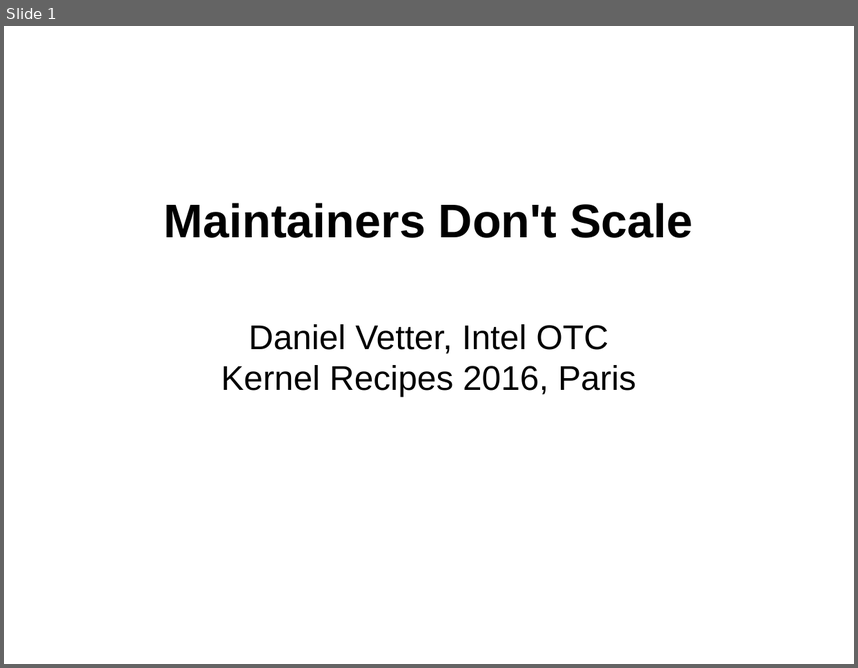
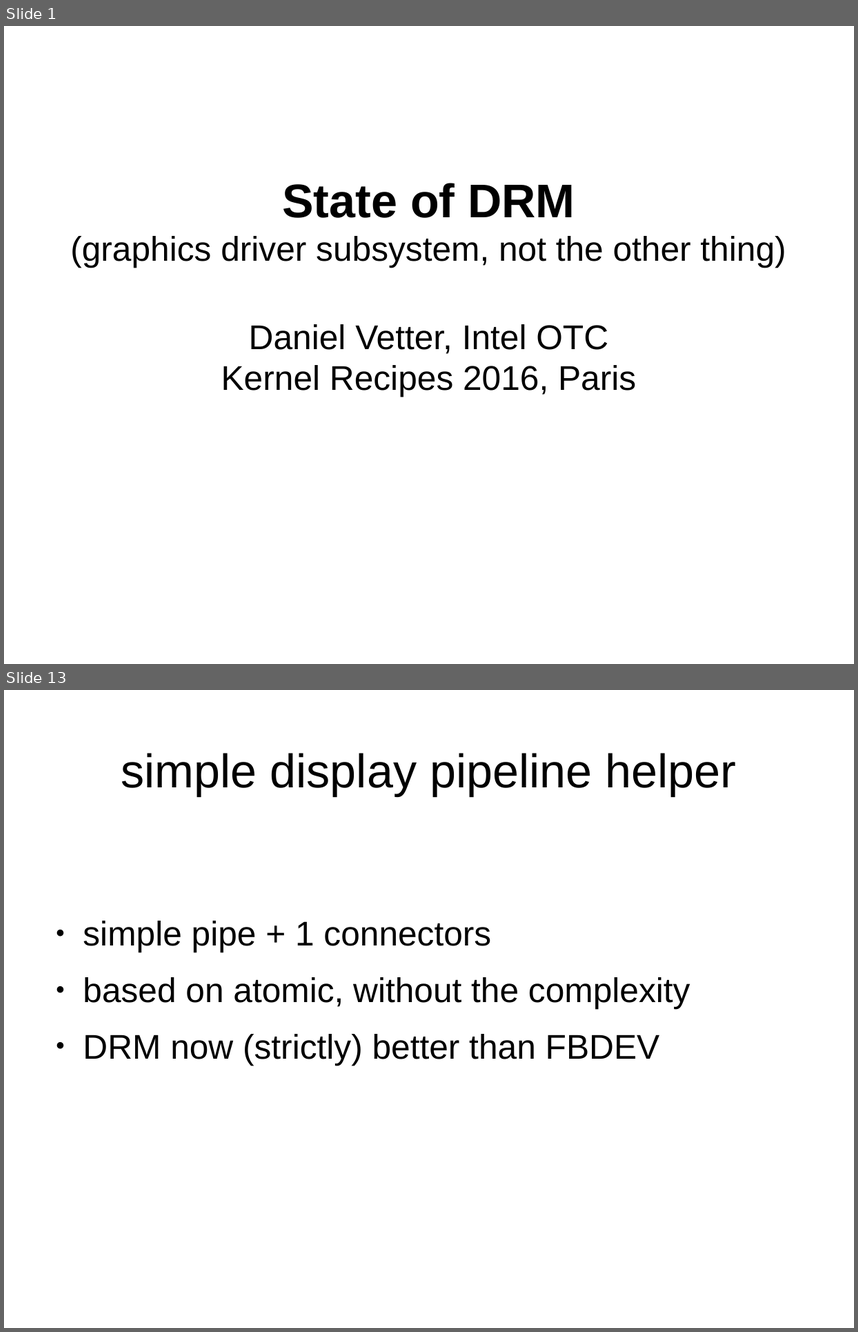
Before and after one commit to danvet/danvet.github.io, a slide deck: slides/kernel-recipes-2016-state-of-drm.odp. Shown one above the other, each under a label of ours: slide 1 before the commit, slides 1 and 13 after it; the slides between them are not shown. The pictures are 858x668 and 858x1332 pixels, drawn with LibreOffice and Linux fonts; fonts in the diff are those of the drawing. Boxes give left, top, right and bottom in pixels: in the first picture for what was removed or moved away, otherwise in the second. Text is boxed around its words. In the diff, an @@ line names an element or a change of style, - is before the commit and + after.

```diff
--- a/slides/kernel-recipes-2016-state-of-drm.odp
+++ b/slides/kernel-recipes-2016-state-of-drm.odp
@@ slide 13 added at bbox=[4, 690, 854, 1328], background #FFFFFF @@
@@ title added at bbox=[121, 753, 736, 796], 44 pt, text #000000 @@
+simple display pipeline helper
@@ text added at bbox=[83, 920, 691, 1065], 32 pt, text #000000 @@
+● simple pipe + 1 connectors
+● based on atomic, without the complexity
+● DRM now (strictly) better than FBDEV
@@ slide 1 changed as well @@
@@ title at bbox=[70, 183, 786, 267]: text changed; size 44 to 32 pt; bold off @@
-Maintainers Don't Scale
+State of DRM
+(graphics driver subsystem, not the other thing)
```
Also in this commit, not shown: 1 other slide changed, 18 other slides added, 10 slides removed, 1 other file.
